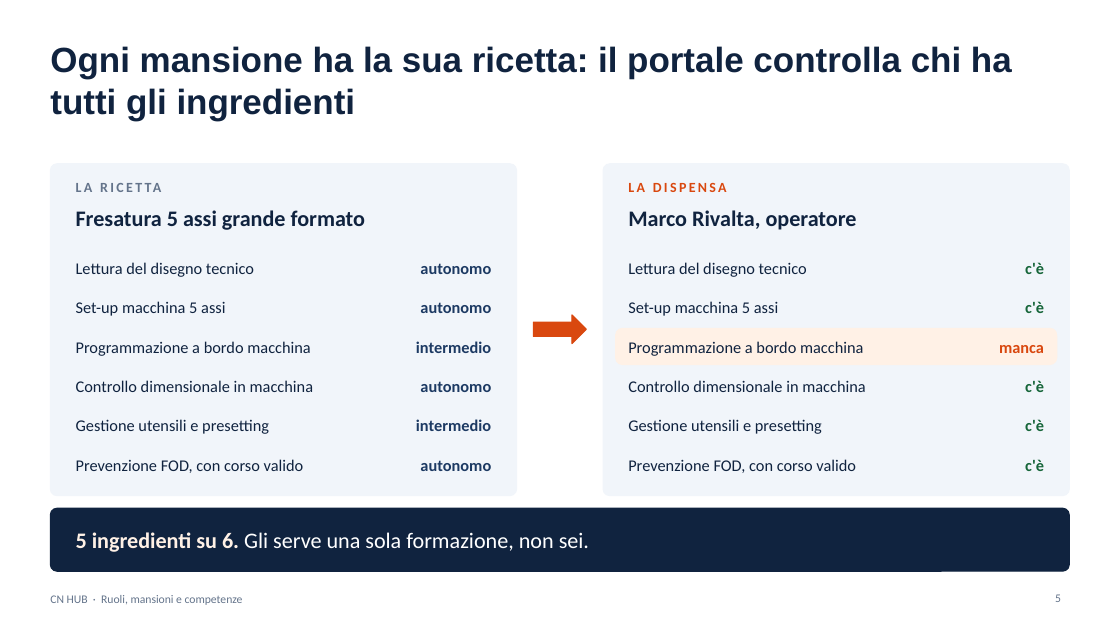
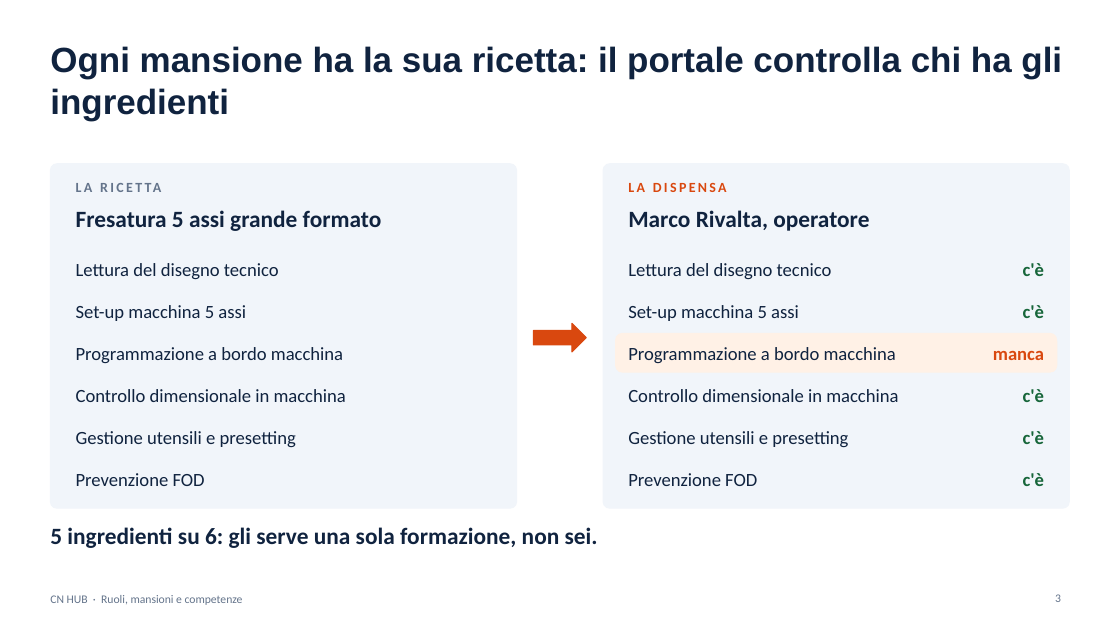
Before and after one commit to brividich/CRM-Brizio, a slide deck: slide 3 of docs/feasibility/ruoli-mansioni-competenze/Fattibilita_RMC_Presentazione.pptx (slide 5 before the commit). Drawn at 1120x630 pixels with LibreOffice and Linux fonts; fonts in the diff are those of the drawing. Boxes give left, top, right and bottom in pixels: in the first picture for what was removed or moved away, otherwise in the second. Text is boxed around its words. In the diff, an @@ line names an element or a change of style, - is before the commit and + after.

```diff
--- a/docs/feasibility/ruoli-mansioni-competenze/Fattibilita_RMC_Presentazione.pptx
+++ b/docs/feasibility/ruoli-mansioni-competenze/Fattibilita_RMC_Presentazione.pptx
@@ title at [50, 46, 1062, 121]: text changed @@
-Ogni mansione ha la sua ricetta: il portale controlla chi ha tutti gli ingredienti
+Ogni mansione ha la sua ricetta: il portale controlla chi ha gli ingredienti
@@ rounded rectangle: place and size @@
-rounded rectangle at [50, 164, 517, 496]
+rounded rectangle at [50, 164, 517, 508]
@@ rounded rectangle: place and size @@
-rounded rectangle at [603, 164, 1070, 496]
+rounded rectangle at [603, 164, 1070, 508]
@@ text "Fresatura 5 assi grande formato" at [76, 210, 382, 231]: size 19 to 20 pt @@
@@ text "Marco Rivalta, operatore" at [628, 210, 869, 231]: size 19 to 20 pt @@
@@ text removed at [420, 263, 491, 274] @@
-autonomo
@@ text removed at [420, 302, 491, 313] @@
-autonomo
@@ 2 texts, 1 right arrow: place and size @@
-2 texts, 1 right arrow at [534, 315, 1044, 471]
+2 texts, 1 right arrow at [534, 323, 1044, 486]
@@ text removed at [416, 341, 491, 353] @@
-intermedio
@@ rounded rectangle: place and size @@
-rounded rectangle at [616, 329, 1057, 365]
+rounded rectangle at [616, 334, 1057, 372]
@@ rounded rectangle at [616, 334, 1057, 372]: proportions changed @@
@@ text "Controllo dimensionale in macchina": place and size @@
-text "Controllo dimensionale in macchina" at [76, 380, 313, 392]
+text "Controllo dimensionale in macchina" at [76, 389, 346, 402]
@@ text removed at [420, 381, 491, 392] @@
-autonomo
@@ text "Controllo dimensionale in macchina": place and size @@
-text "Controllo dimensionale in macchina" at [628, 380, 865, 392]
+text "Controllo dimensionale in macchina" at [628, 389, 898, 402]
@@ text "c'è": place and size @@
-text "c'è" at [1025, 380, 1044, 392]
+text "c'è" at [1023, 389, 1044, 402]
@@ text removed at [416, 419, 491, 431] @@
-intermedio
@@ text "Gestione utensili e presetting": place and size @@
-text "Gestione utensili e presetting" at [76, 419, 269, 434]
+text "Gestione utensili e presetting" at [76, 431, 296, 447]
@@ size 14 to 16 pt in 16 elements at [1023, 263, 1044, 276], [1023, 305, 1044, 318], [76, 263, 279, 279], [628, 263, 832, 279], [993, 350, 1044, 360], [76, 305, 246, 321], [628, 305, 799, 321], [1023, 389, 1044, 402], [76, 347, 343, 363], [628, 347, 896, 363], [1023, 431, 1044, 444], [76, 389, 346, 402], [628, 389, 898, 402], [1023, 473, 1044, 486], [76, 431, 296, 447], [628, 431, 848, 447] @@
@@ text "Gestione utensili e presetting": place and size @@
-text "Gestione utensili e presetting" at [628, 419, 822, 434]
+text "Gestione utensili e presetting" at [628, 431, 848, 447]
@@ text at [76, 473, 205, 486]: text changed; size 14 to 16 pt @@
-Prevenzione FOD, con corso valido
+Prevenzione FOD
@@ text removed at [420, 460, 491, 471] @@
-autonomo
@@ text at [628, 473, 757, 486]: text changed; size 14 to 16 pt @@
-Prevenzione FOD, con corso valido
+Prevenzione FOD
@@ rounded rectangle removed at [50, 508, 1070, 571] @@
@@ text at [50, 527, 598, 548]: text changed; size 19 to 20 pt; text colour #FFFFFF to #10233F; bold on @@
-5 ingredienti su 6. Gli serve una sola formazione, non sei.
+5 ingredienti su 6: gli serve una sola formazione, non sei.
@@ text "5 ingredienti su 6: gli ..." at [50, 527, 598, 548]: vertical alignment middle to top @@
@@ page number at [1055, 594, 1061, 602]: text changed @@
-5
+3
```
Also in this commit, not shown: 3 other slides changed, 3 slides added, 8 slides removed, 17 other files.
